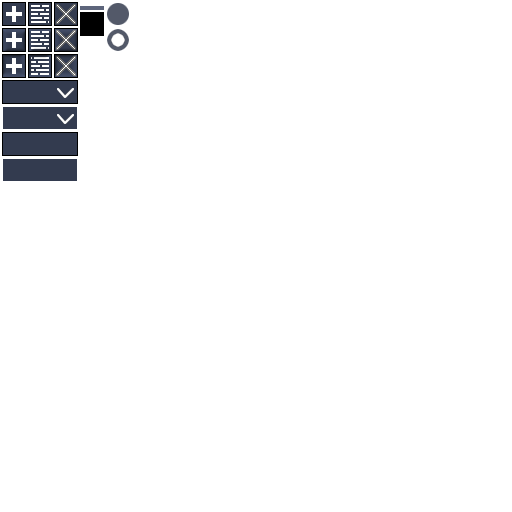
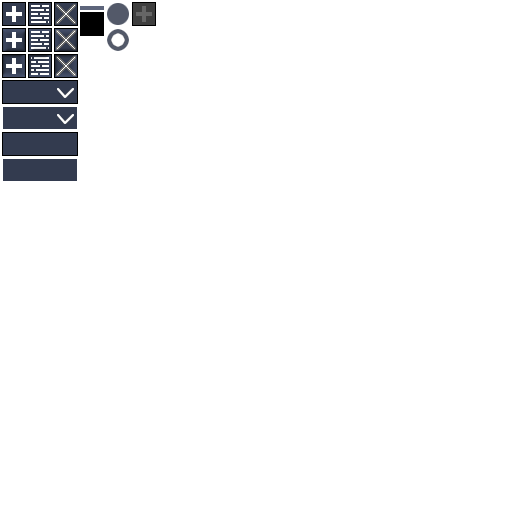
Layer changes from the first 512×512 image to the second:
added layer "plus_button_disabled" above "plus_button_pressed" over [132,2,156,26]
